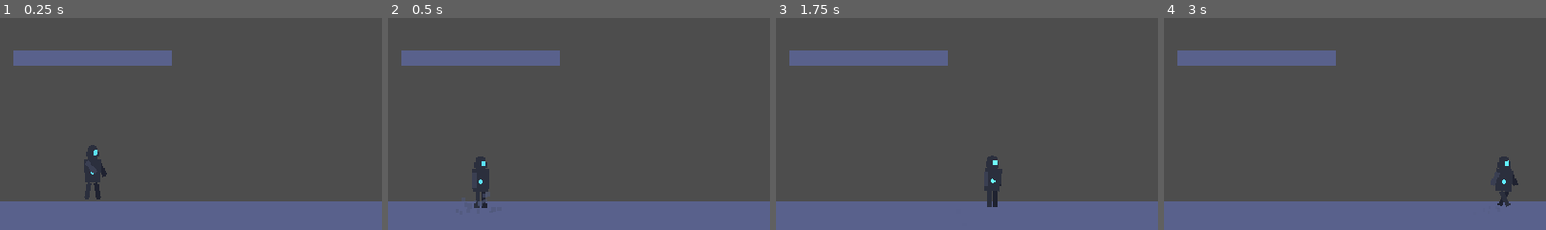
Above: before the commit, frames 1-4 (left to right).
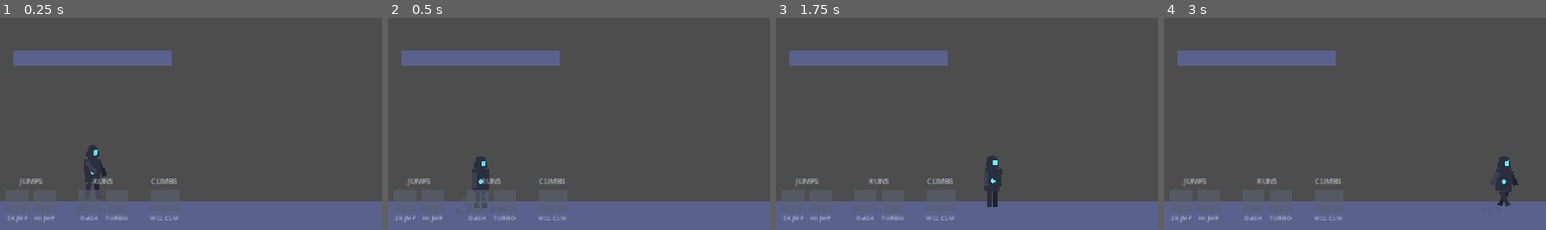
Above: after the commit, the same moments.

Repository: andy-augustine/godot-helloworld
Game: Godot game, scene res://World.tscn
Same seed, same stepped clock (60 frames per second), same inputs: the game is played once before the commit and once after it.
Inputs (mouse positions are % of the whole screen's width and height, from its top left):
- Up to frame 1 (0.25 s): no input
- Up to frame 2 (0.5 s): no input
- Up to frame 3 (1.75 s): tap Enter (ui_accept) at 0.5 s; move the mouse to (72, 44) at 0.52 s; hold D (move_right) 0.53-1.25 s; tap Shift (dash) at 0.6 s; click (72, 44) at 0.67 s; tap Space (jump) at 0.77 s; drag from (30, 54) to (96, 86) at 1.27 s
- Up to frame 4 (3 s): tap Enter (ui_accept) at 2 s; move the mouse to (60, 27) at 2.02 s; hold D (move_right) 2.03-2.75 s; tap Shift (dash) at 2.1 s; click (60, 27) at 2.17 s; drag from (45, 70) to (20, 34) at 2.77 s
The pictures show only the part of the screen within x 38-88%, y 50-100%; the shares and areas given below are measured in that part.

The runs differ from the first frame. In frame 1, 0.8% of the frame differs, in the area x 2-47%, y 75-97%; in frame 2, 0.8%; in frame 3, 0.7%; in frame 4, 0.7%.

Commit message:
P2 (pickups): HUD ability strip — bottom-center, three categories
AbilityStrip.tscn + .gd, anchored bottom-wide on the HUD. Builds icon
boxes from Abilities.REGISTRY at runtime so a new ability auto-renders.
Three category columns (JUMPS / RUNS / CLIMBS) with a section gap;
icons coloured by category hue when owned, dim grey when locked.
Hooks Inventory.ability_granted via a named method (per intel-crawl
§4.2 — lambda signal connections multiply silently on scene reload).
Just-acquired pop animation: 1.0 -> 1.4 -> 1.0 over 0.35s with a back
ease for a satisfying punch.

Verified live: 5 icons mount, dash lights up orange on grant, others
remain locked grey. Player-rig vs strip overlap noted for P4 polish.

Co-Authored-By: Claude Opus 4.7 (1M context) <noreply@anthropic.com>

Diff:
--- /dev/null
+++ b/hud/AbilityStrip.gd
@@ -0,0 +1,139 @@
+extends Control
+
+# Bottom-of-screen iconographic strip showing all defined movement abilities,
+# grouped by category (Jumps / Runs / Climbs). Locked = greyed silhouette;
+# unlocked = full color + faint glow. Just-acquired = scale-pop animation.
+#
+# The list is driven by Abilities.REGISTRY — adding a new ability there makes
+# it appear here automatically. Live state comes from the Inventory autoload.
+
+const ICON_SIZE := Vector2(28, 28)
+const ICON_GAP: float = 6.0
+const SECTION_GAP: float = 28.0
+const LABEL_FONT_SIZE: int = 8
+const TITLE_FONT_SIZE: int = 9
+const TITLE_COLOR := Color(0.85, 0.9, 0.95, 0.7)
+const LOCKED_COLOR := Color(0.35, 0.38, 0.45, 0.6)
+const POP_DURATION: float = 0.35
+
+const _CATEGORY_TITLES := {
+	0: "JUMPS",   # Abilities.Category.JUMPS
+	1: "RUNS",    # Abilities.Category.RUNS
+	2: "CLIMBS",  # Abilities.Category.CLIMBS
+}
+
+const _CATEGORY_HUE := {
+	0: Color("9b6cff"),  # Jumps — purple
+	1: Color("ff8c1a"),  # Runs  — orange
+	2: Color("4ad6c2"),  # Climbs— teal
+}
+
+# id -> ColorRect, used to update visual state on grant
+var _icons: Dictionary = {}
+
+
+func _ready() -> void:
+	_build()
+	var inv := get_node_or_null("/root/Inventory")
+	if inv:
+		# Named-method connection per intel-crawl §4.2 (lambda signal connections
+		# silently multiply on scene reload — use named methods for autoload signals).
+		inv.ability_granted.connect(_on_ability_granted)
+	_refresh_all()
+
+
+func _build() -> void:
+	var row := HBoxContainer.new()
+	row.add_theme_constant_override("separation", int(SECTION_GAP))
+	row.alignment = BoxContainer.ALIGNMENT_CENTER
+	row.set_anchors_and_offsets_preset(Control.PRESET_FULL_RECT)
+	add_child(row)
+
+	for cat_idx in [0, 1, 2]:
+		var col := VBoxContainer.new()
+		col.alignment = BoxContainer.ALIGNMENT_CENTER
+		col.add_theme_constant_override("separation", 4)
+		row.add_child(col)
+
+		var title := Label.new()
+		title.text = _CATEGORY_TITLES[cat_idx]
+		title.add_theme_font_size_override("font_size", TITLE_FONT_SIZE)
+		title.add_theme_color_override("font_color", TITLE_COLOR)
+		title.horizontal_alignment = HORIZONTAL_ALIGNMENT_CENTER
+		col.add_child(title)
+
+		var icon_row := HBoxContainer.new()
+		icon_row.alignment = BoxContainer.ALIGNMENT_CENTER
+		icon_row.add_theme_constant_override("separation", int(ICON_GAP))
+		col.add_child(icon_row)
+
+		var ids: Array[StringName] = Abilities.ids_in_category(cat_idx)
+		for id in ids:
+			icon_row.add_child(_make_icon(id, cat_idx))
+
+
+func _make_icon(id: StringName, cat_idx: int) -> Control:
+	var wrap := VBoxContainer.new()
+	wrap.alignment = BoxContainer.ALIGNMENT_CENTER
+	wrap.add_theme_constant_override("separation", 2)
+
+	var box := ColorRect.new()
+	box.custom_minimum_size = ICON_SIZE
+	box.color = LOCKED_COLOR
+	box.set_meta("category_color", _CATEGORY_HUE[cat_idx])
+	box.set_meta("ability_id", id)
+	box.pivot_offset = ICON_SIZE * 0.5
+	wrap.add_child(box)
+
+	var caption := Label.new()
+	caption.text = _short_label(Abilities.display_name(id))
+	caption.add_theme_font_size_override("font_size", LABEL_FONT_SIZE)
+	caption.add_theme_color_override("font_color", TITLE_COLOR)
+	caption.horizontal_alignment = HORIZONTAL_ALIGNMENT_CENTER
+	wrap.add_child(caption)
+
+	_icons[id] = box
+	return wrap
+
+
+# DASH stays DASH; DOUBLE JUMP -> 2X JMP; HIGH JUMP -> HI JMP; WALL CLIMB -> WLL CLM.
+# Avoids long captions overflowing the 28px icon width.
+func _short_label(name: String) -> String:
+	match name:
+		"DOUBLE JUMP": return "2X JMP"
+		"HIGH JUMP": return "HI JMP"
+		"WALL CLIMB": return "WLL CLM"
+		_: return name
+
+
+func _refresh_all() -> void:
+	var inv := get_node_or_null("/root/Inventory")
+	if inv == null:
+		return
+	for id in _icons.keys():
+		_apply_state(id, inv.has(id), false)
+
+
+func _apply_state(id: StringName, owned: bool, animate: bool) -> void:
+	var box: ColorRect = _icons.get(id, null)
+	if box == null:
+		return
+	if owned:
+		box.color = box.get_meta("category_color", Color.WHITE)
+	else:
+		box.color = LOCKED_COLOR
+	if animate and owned:
+		_play_pop(box)
+
+
+func _play_pop(box: ColorRect) -> void:
+	box.scale = Vector2.ONE
+	var tween := create_tween()
+	tween.set_trans(Tween.TRANS_BACK)
+	tween.set_ease(Tween.EASE_OUT)
+	tween.tween_property(box, "scale", Vector2(1.4, 1.4), POP_DURATION * 0.4)
+	tween.tween_property(box, "scale", Vector2(1.0, 1.0), POP_DURATION * 0.6)
+
+
+func _on_ability_granted(id: StringName) -> void:
+	_apply_state(id, true, true)
--- /dev/null
+++ b/hud/AbilityStrip.tscn
@@ -0,0 +1,15 @@
+[gd_scene format=3 load_steps=2]
+
+[ext_resource type="Script" path="res://hud/AbilityStrip.gd" id="1_strip"]
+
+[node name="AbilityStrip" type="Control"]
+anchors_preset = 12
+anchor_top = 1.0
+anchor_right = 1.0
+anchor_bottom = 1.0
+offset_top = -68.0
+offset_bottom = -8.0
+grow_horizontal = 2
+grow_vertical = 0
+mouse_filter = 2
+script = ExtResource("1_strip")
--- a/hud/HUD.tscn
+++ b/hud/HUD.tscn
@@ -1,8 +1,9 @@
-[gd_scene format=3 uid="uid://cflq2pk1q0uyh" load_steps=4]
+[gd_scene format=3 uid="uid://cflq2pk1q0uyh" load_steps=5]
 
 [ext_resource type="Script" uid="uid://b7ukjpe764to5" path="res://hud/HUD.gd" id="1_hud"]
 [ext_resource type="Script" uid="uid://b1teste8dggpe" path="res://hud/HealthBar.gd" id="2_bar"]
 [ext_resource type="PackedScene" uid="uid://bau0wf7f3qcsh" path="res://hud/SkillsPanel.tscn" id="3_skills"]
+[ext_resource type="PackedScene" path="res://hud/AbilityStrip.tscn" id="4_strip"]
 
 [node name="HUD" type="CanvasLayer" unique_id=1094250649]
 layer = 10
@@ -46,3 +47,5 @@
 color = Color(0, 0, 0, 1)
 
 [node name="SkillsPanel" type="Control" parent="." unique_id=981143332 instance=ExtResource("3_skills")]
+
+[node name="AbilityStrip" parent="." instance=ExtResource("4_strip")]
